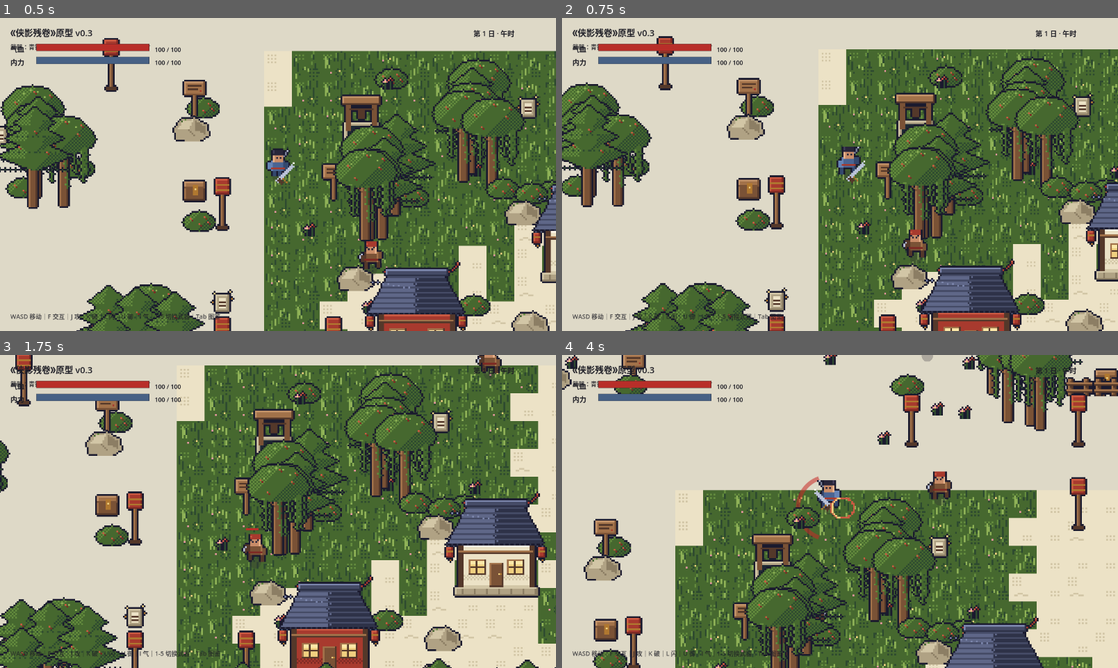
Above: before the commit, frames 1-4 (two rows, left to right).
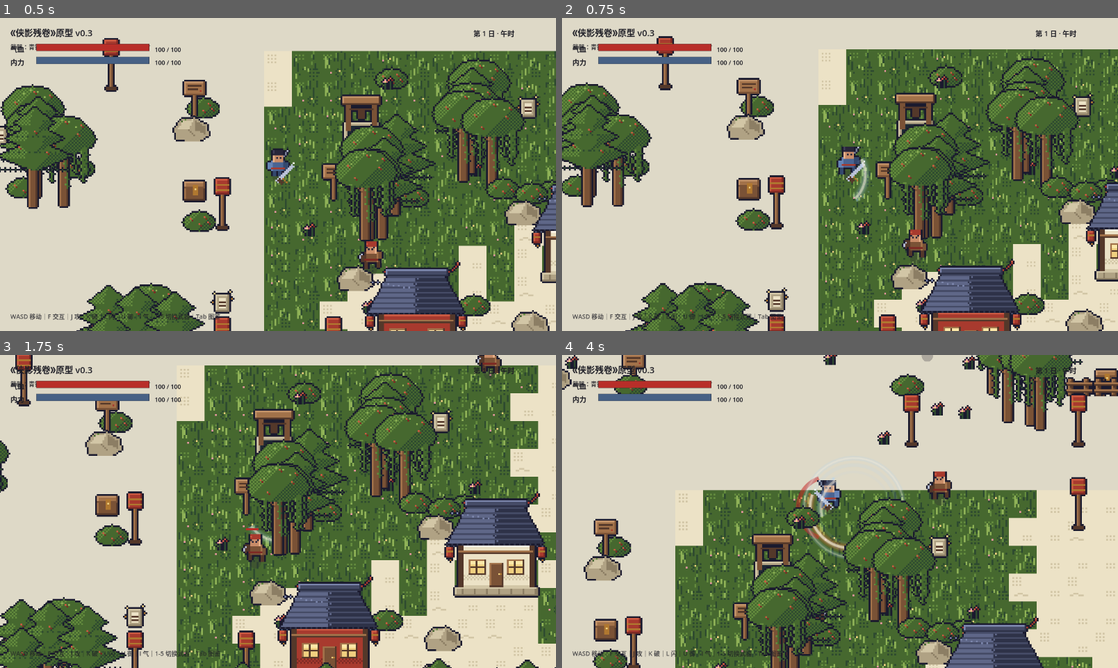
Above: after the commit, the same moments.

Repository: xianshixi26/xiaying-canjuan
Game: Godot game, scene res://scenes/Main.tscn
The game is run twice, just before and just after one commit, with the same random seed, the same clock (stepped at 60 frames per second) and the same inputs.
Inputs:
- Up to frame 1 (0.5 s): no input
- Up to frame 2 (0.75 s): hold D (move_right) from 0.53 s (still down); hold J (attack) from 0.53 s (still down)
- Up to frame 3 (1.75 s): tap Space at 0.77, 1.52 s; tap K (heavy) at 0.8, 1.35 s; release D (move_right) at 1.28 s; release J (attack) at 1.28 s; hold S (move_down) from 1.28 s (still down); tap J (attack) at 1.55 s
- Up to frame 4 (4 s): release S (move_down) at 2.03 s; hold D (move_right) 2.03-2.78 s; hold J (attack) 2.03-2.78 s; tap K (heavy) at 2.3, 3.8 s; hold W (move_up) 2.78-3.53 s; tap U (block) at 2.85 s; tap Space at 3.02, 3.77 s; tap J (attack) at 3.05 s; hold A (move_left) from 3.53 s (still down); hold L (dodge) from 3.53 s (still down)

Frame 1 is identical in both runs. In frame 2, 0.2% of the frame differs, in the area x 52-57%, y 44-59%; in frame 3, less than 0.1%; in frame 4, 0.7%, in the area x 43-62%, y 39-66%.

Commit message:
[Step 0.8] 攻击特效剑光化：分层辉光扫弧拖尾+冲击环+受击闪光+剑气辉光，光色随武器 (D-025)

Diff:
--- a/scripts/enemy.gd
+++ b/scripts/enemy.gd
@@ -3,6 +3,7 @@
 ## 渲染：16x16 逻辑px 精灵（4 帧行走，技能动画规范）+ 落影 + 头顶血条
 
 const EffectScript := preload("res://scripts/effect.gd")
+const SlashEffect := preload("res://scripts/slash_effect.gd")
 
 var max_hp := 60.0
 var hp := 60.0
@@ -81,11 +82,11 @@
 	hp -= dmg
 	_hit_flash = 0.15
 	_knockback = (_knockback + knock).limit_length(320.0)  # 限制击退叠加（D-015）
-	var fx = EffectScript.new()
-	fx.texture = load("res://assets/fx/fx_hit.png")
-	fx.hframes = 4
-	fx.fps = 20.0
-	fx.texture_filter = CanvasItem.TEXTURE_FILTER_NEAREST
+	var fx = SlashEffect.new()
+	fx.mode = "hit"
+	fx.duration = 0.22
+	fx.color_glow = Color(1.0, 0.8, 0.35)
+	fx.color_core = Color(1.0, 0.98, 0.9)
 	fx.global_position = global_position + Vector2(0, -34)
 	get_parent().add_child(fx)
 	if hp <= 0.0:
--- a/scripts/player.gd
+++ b/scripts/player.gd
@@ -11,6 +11,7 @@
 const ComboSystem := preload("res://scripts/combo_system.gd")
 const ProjectileScript := preload("res://scripts/projectile.gd")
 const EffectScript := preload("res://scripts/effect.gd")
+const SlashEffect := preload("res://scripts/slash_effect.gd")
 
 const SPEED := 260.0
 const ACCEL := 2000.0
@@ -159,7 +160,7 @@
 		if _attack_cd <= 0.0 and _dash_time <= 0.0:
 			_attack_cd = float(weapon["atk_cd"])
 			_slash_time = 0.18
-			_spawn_fx("fx_slash.png", 4, 22.0)
+			_spawn_slash(false)
 			if str(weapon["atk_kind"]) == "ranged":
 				_spawn_projectile(facing, float(weapon["atk_damage"]), float(weapon["atk_knock"]))
 			else:
@@ -170,7 +171,7 @@
 		if _heavy_cd <= 0.0:
 			_heavy_cd = float(weapon["heavy_cd"])
 			_heavy_time = 0.25
-			_spawn_fx("fx_slash_heavy.png", 4, 18.0)
+			_spawn_slash(true)
 			if str(weapon["heavy_kind"]) == "ranged":
 				_spawn_projectile(facing, float(weapon["heavy_damage"]), float(weapon["heavy_knock"]))
 			else:
@@ -229,18 +230,43 @@
 			_spawn_spread(move)
 		_:
 			if str(move["kind"]) == "burst" or float(move["damage"]) >= 40.0:
-				_spawn_fx("fx_burst.png", 4, 16.0)
+				_spawn_burst()
 			_hit_enemies(float(move["range"]), float(move["arc"]), float(move["damage"]), float(move["knock"]))
 	return true
 
-func _spawn_fx(fx_name: String, frames: int, fps: float) -> void:
-	var fx = EffectScript.new()
-	fx.texture = load("res://assets/fx/" + fx_name)
-	fx.hframes = frames
-	fx.fps = fps
-	fx.texture_filter = CanvasItem.TEXTURE_FILTER_NEAREST
-	fx.global_position = global_position + facing.normalized() * 26.0
-	fx.flip_h = facing.x < 0.0
+## 武器光色（D-025：剑光配色随武器）
+func _weapon_glow() -> Color:
+	match str(weapon.get("type", "剑")):
+		"刀":
+			return Color(1.0, 0.55, 0.3)
+		"拳掌":
+			return Color(1.0, 0.85, 0.45)
+		"暗器":
+			return Color(0.6, 1.0, 0.7)
+		"棍":
+			return Color(0.85, 0.7, 1.0)
+	return Color(0.65, 0.82, 1.0)
+
+## 剑光扫弧（轻击窄弧 / 重击宽弧红光）
+func _spawn_slash(heavy: bool) -> void:
+	var fx = SlashEffect.new()
+	fx.mode = "slash"
+	fx.base_angle = facing.angle()
+	fx.radius = 92.0 if heavy else 76.0
+	fx.sweep = 1.5 if heavy else 1.2
+	fx.duration = 0.3 if heavy else 0.24
+	fx.color_glow = Color(1.0, 0.42, 0.22) if heavy else _weapon_glow()
+	fx.color_core = Color(1.0, 0.96, 0.88)
+	fx.global_position = global_position
+	get_parent().add_child(fx)
+
+func _spawn_burst() -> void:
+	var fx = SlashEffect.new()
+	fx.mode = "burst"
+	fx.duration = 0.32
+	fx.color_glow = _weapon_glow()
+	fx.color_core = Color(1.0, 0.96, 0.88)
+	fx.global_position = global_position
 	get_parent().add_child(fx)
 
 const QI_CD := 0.45
--- a/scripts/projectile.gd
+++ b/scripts/projectile.gd
@@ -27,6 +27,9 @@
 	queue_redraw()
 
 func _draw() -> void:
-	draw_circle(Vector2.ZERO, 10.0, Color(0.24, 0.30, 0.46, 0.9))
-	draw_circle(-dir * 14.0, 6.0, Color(0.24, 0.30, 0.46, 0.5))
-	draw_circle(-dir * 26.0, 3.5, Color(0.24, 0.30, 0.46, 0.25))
+	# 剑气辉光（D-025）：外层晕光 + 亮核 + 渐隐拖尾
+	for i in 4:
+		draw_circle(Vector2.ZERO, 16.0 - i * 3.5, Color(0.55, 0.75, 1.0, 0.12 + i * 0.1))
+	for i in 3:
+		draw_circle(-dir * (10.0 + i * 9.0), 7.0 - i * 2.0, Color(0.65, 0.82, 1.0, 0.35 - i * 0.1))
+	draw_circle(Vector2.ZERO, 6.0, Color(1.0, 0.98, 0.9, 0.95))
--- /dev/null
+++ b/scripts/slash_effect.gd
@@ -0,0 +1,76 @@
+extends Node2D
+## 剑光特效（D-025）：slash 剑光扫弧 / burst 冲击环 / hit 受击闪光
+## 渲染：分层辉光弧（外晕→亮核）+ 渐隐拖尾 + 起手闪光 + 光粒飞散
+
+var mode := "slash"
+var base_angle := 0.0
+var radius := 78.0
+var sweep := 1.25          # 单侧扫角（弧度）
+var duration := 0.26
+var color_core := Color(1.0, 0.98, 0.9)
+var color_glow := Color(1.0, 0.8, 0.35)
+
+var _t := 0.0
+
+func _process(delta: float) -> void:
+	_t += delta
+	queue_redraw()
+	if _t > duration + 0.15:
+		queue_free()
+
+func _draw() -> void:
+	match mode:
+		"slash":
+			_draw_slash()
+		"burst":
+			_draw_burst()
+		_:
+			_draw_hit()
+
+func _draw_slash() -> void:
+	var p := clampf(_t / duration, 0.0, 1.0)
+	var fade := 1.0 - clampf(_t / (duration + 0.12), 0.0, 1.0)
+	var head := base_angle + lerpf(-sweep, sweep, p)
+	var tail := head - (sweep * 1.6) * (1.0 - p * 0.4)
+	# 拖尾弧：外层辉光 → 内层亮核（6 层渐变）
+	for i in 6:
+		var w := 26.0 - i * 4.2
+		var a := (0.06 + i * 0.055) * fade
+		var col := color_glow if i < 4 else color_core
+		draw_arc(Vector2.ZERO, radius, tail, head, 40, Color(col.r, col.g, col.b, a), w, true)
+	draw_arc(Vector2.ZERO, radius, tail, head, 40, Color(color_core.r, color_core.g, color_core.b, 0.9 * fade), 5.0, true)
+	# 起手闪光（摆动初段）
+	if _t < duration * 0.35:
+		var fa := 0.5 * (1.0 - _t / (duration * 0.35))
+		for r in range(6, 28, 6):
+			draw_arc(Vector2.ZERO, float(r), base_angle - 0.9, base_angle + 0.9, 20, Color(color_core.r, color_core.g, color_core.b, fa * 0.45), 4.0, true)
+	# 光粒飞散
+	for i in 5:
+		var ang := head - 0.18 * float(i)
+		var rr := radius + 6.0 + float(i) * 5.0
+		var px := Vector2(cos(ang), sin(ang)) * rr
+		draw_circle(px, maxf(1.2, 3.0 - i * 0.4), Color(color_glow.r, color_glow.g, color_glow.b, (0.7 - i * 0.12) * fade))
+
+func _draw_burst() -> void:
+	var p := clampf(_t / duration, 0.0, 1.0)
+	var fade := 1.0 - p
+	# 扩散冲击环（3 圈错层）
+	for i in 3:
+		var rr := 20.0 + p * 140.0 - float(i) * 16.0
+		if rr <= 0.0:
+			continue
+		var a := (0.5 - i * 0.13) * fade
+		draw_arc(Vector2.ZERO, rr, 0.0, TAU, 48, Color(color_glow.r, color_glow.g, color_glow.b, a), 10.0 - i * 2.5, true)
+	draw_arc(Vector2.ZERO, 20.0 + p * 140.0, 0.0, TAU, 48, Color(color_core.r, color_core.g, color_core.b, 0.85 * fade), 4.0, true)
+	if p < 0.5:
+		draw_circle(Vector2.ZERO, 26.0 * (1.0 - p * 2.0), Color(color_core.r, color_core.g, color_core.b, 0.5 * (1.0 - p * 2.0)))
+
+func _draw_hit() -> void:
+	var p := clampf(_t / 0.22, 0.0, 1.0)
+	var fade := 1.0 - p
+	for i in 6:
+		var ang := TAU * float(i) / 6.0 + 0.3
+		var r0 := 4.0 + p * 22.0
+		var d0 := Vector2(cos(ang), sin(ang))
+		draw_line(d0 * r0, d0 * (r0 + 10.0), Color(color_glow.r, color_glow.g, color_glow.b, 0.8 * fade), 3.0, true)
+	draw_circle(Vector2.ZERO, 8.0 * (1.0 - p * 0.6), Color(color_core.r, color_core.g, color_core.b, 0.9 * fade))
Not shown, changed: docs/DECISIONS.md
